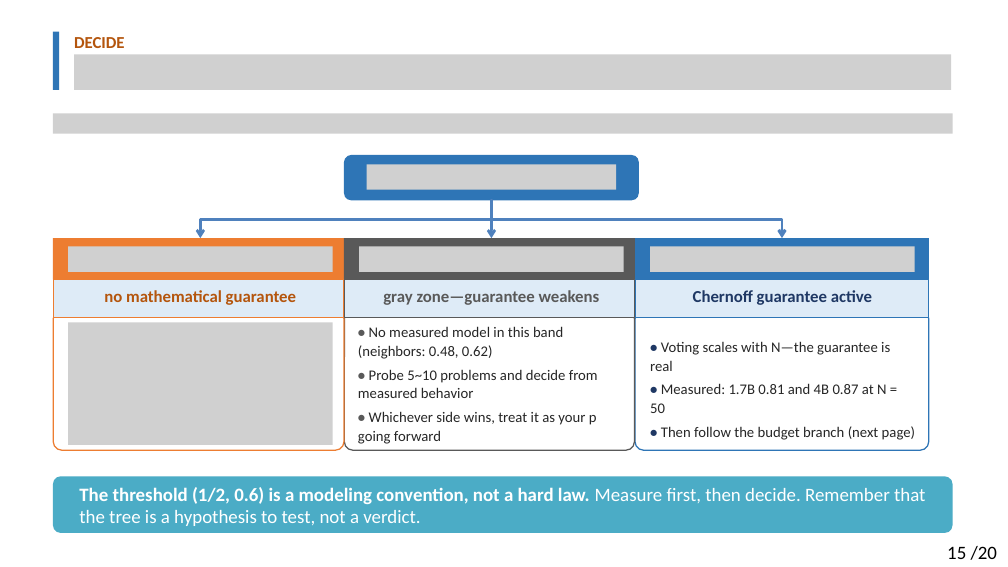
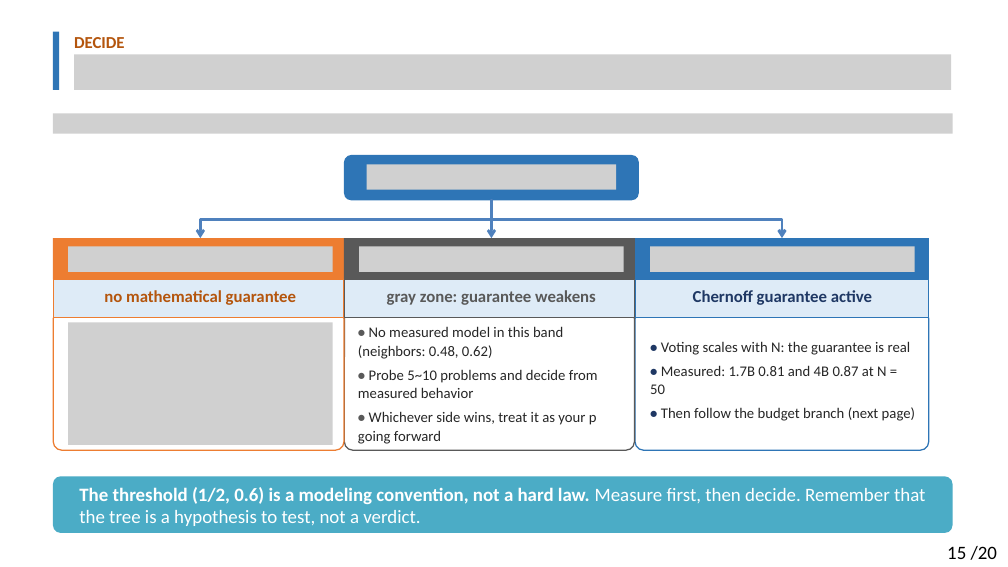
Before and after one commit to Solitus0726/search-vs-verify-course, a slide deck: slide 15 of slides/lecture_slides.pptx. Drawn at 1008x567 pixels with LibreOffice and Linux fonts; fonts in the diff are those of the drawing; grey boxes stand for pictures. Boxes give left, top, right and bottom in pixels: in the first picture for what was removed or moved away, otherwise in the second. Text is boxed around its words. In the diff, an @@ line names an element or a change of style, - is before the commit and + after.

```diff
--- a/slides/lecture_slides.pptx
+++ b/slides/lecture_slides.pptx
@@ text at bbox=[387, 290, 596, 305]: text changed @@
-gray zone—guarantee weakens
+gray zone: guarantee weakens
@@ text at bbox=[661, 341, 911, 355]: text changed @@
-• Voting scales with N—the guarantee is real
+• Voting scales with N: the guarantee is real
```
Also in this commit, not shown: 17 other slides changed, 1 other file.
